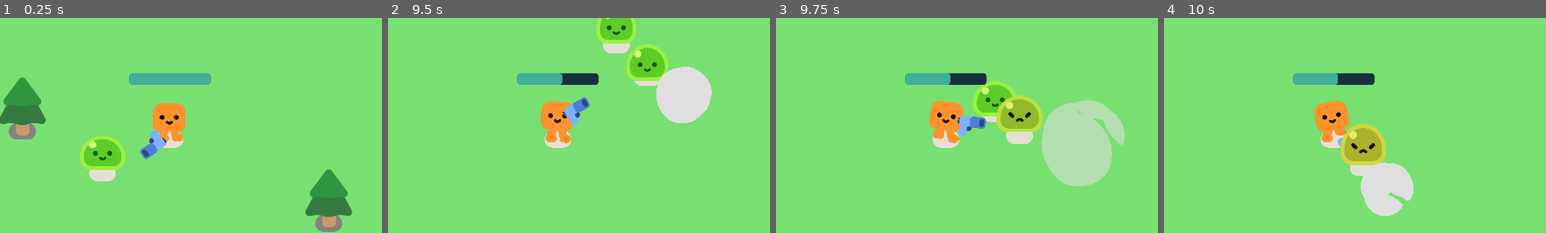
Above: before the commit, frames 1-4 (left to right).
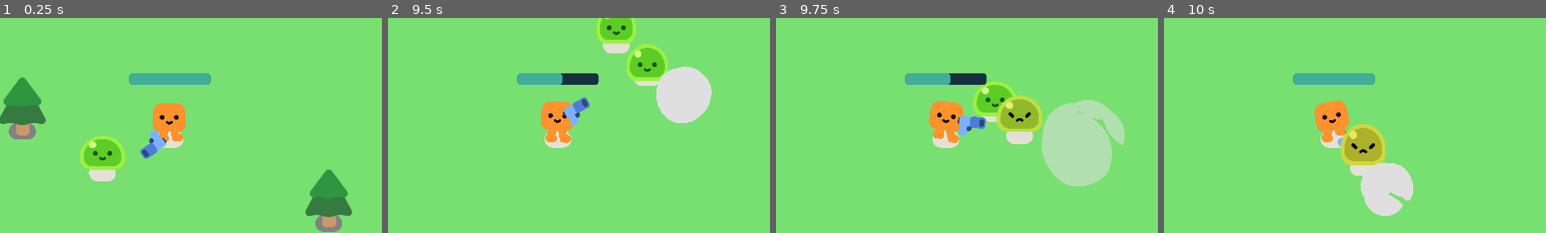
Above: after the commit, the same moments.

Repository: SK1PPR/byog24
Game: Godot game, scene res://survivor_game.tscn
Two runs of this game, one before a commit and one after it. Both use one fixed random seed, a clock stepped at 60 frames per second and the inputs below.
Inputs:
- Up to frame 1 (0.25 s): no input
- Up to frame 2 (9.5 s): hold W (move_up) 0.53-2.03 s; hold A (move_left) 2.03-3.53 s; hold S (move_down) 3.53-4.28 s; hold D (move_right) 4.28-5.03 s; hold W (move_up) 5.03-5.78 s; hold D (move_right) 5.78-8.03 s; hold S (move_down) 8.03-8.78 s; hold A (move_left) from 8.78 s (still down)
- Up to frame 3 (9.75 s): release A (move_left) at 9.53 s; hold W (move_up) from 9.53 s (still down)
- Up to frame 4 (10 s): keep holding W (move_up)
The pictures show only the part of the screen within x 28-78%, y 22-72%; the shares and areas given below are measured in that part.

Frames 1-3 are identical in both runs. In frame 4, 0.5% of the frame differs, in the area x 45-56%, y 25-32%.

Commit message:
fix wavegen bug; adds basic powerup first aid

Diff:
--- /dev/null
+++ b/PowerupManager/first_aid.gd
@@ -0,0 +1,7 @@
+extends Powerup
+
+signal first_aid_used(inc: int)
+const HEALTH_INC = 50
+
+func execute() -> void:
+	emit_signal("first_aid_used", HEALTH_INC)
--- /dev/null
+++ b/PowerupManager/powerup_manager.gd
@@ -0,0 +1,8 @@
+extends Node
+
+class_name Powerup
+
+@onready var Player = $"../Player"
+
+func execute_powerup() -> void:
+	assert(false, "Implement this in child class")
--- a/WaveManager/wave_manager.gd
+++ b/WaveManager/wave_manager.gd
@@ -27,6 +27,9 @@
 var cur_ind: int
 var enemyOrder: Array[Resource]
 var currentWaitTime: float
+
+# For keeping track of number of enemies killed to mark end of waves
+var enemiesDead: int
 
 func _ready() -> void:
 	# Sorry Hardcode :(
@@ -59,15 +62,20 @@
 	cur_ind = 0
 	currentWaitTime = avgWaitTime
 	print(enemyOrder.size())
+	enemiesDead = 0
 	_on_timer_timeout()
 
 func _on_timer_timeout() -> void:
-	var newEnemy = enemyOrder[cur_ind].instantiate()
-	newEnemy.global_position = get_random_spawn_cords()
-	get_parent().add_child(newEnemy)
-	cur_ind += 1
-	if cur_ind >= enemyOrder.size():
-		emit_signal("wave_ended")
-	else:
+	if cur_ind < enemyOrder.size():
+		var newEnemy = enemyOrder[cur_ind].instantiate()
+		newEnemy.global_position = get_random_spawn_cords()
+		get_parent().add_child(newEnemy)
 		timer.wait_time = get_random_wait_time(currentWaitTime)
 		timer.start()
+		cur_ind += 1
+
+func _on_mob_death() -> void:
+	enemiesDead += 1
+	if enemiesDead >= enemyOrder.size():
+		enemiesDead = 0
+		emit_signal("wave_ended")
--- a/mob.gd
+++ b/mob.gd
@@ -3,9 +3,11 @@
 var health = 3
 
 @onready var player = get_node("/root/Game/Player")
+signal on_death()
 
 func _ready():
 	$Slime.play_walk()
+	connect("on_death", $"../WaveManager"._on_mob_death)
 
 func _physics_process(_delta):
 	var direction = global_position.direction_to(player.global_position)
@@ -16,6 +18,7 @@
 	health -= 1
 	$Slime.play_hurt()
 	if health == 0:
+		emit_signal("on_death")
 		queue_free()
 
 		const SMOKE = preload("res://smoke_explosion/smoke_explosion.tscn")
--- a/player.gd
+++ b/player.gd
@@ -21,3 +21,8 @@
 		%ProgressBar.value = health
 		if health <= 0.0:
 			health_deplete.emit()
+
+
+
+func _on_first_aid_used(inc: int) -> void:
+	health += inc
--- a/survivor_game.gd
+++ b/survivor_game.gd
@@ -23,7 +23,9 @@
 
 
 func _on_wave_ended() -> void:
+	print("Wave Ended")
 	current_wave += 1
+	$PowerupManager/FirstAid.execute()
 	$InterWaveTimer.wait_time = WAVE_GAP
 	$InterWaveTimer.start()
 
--- a/survivor_game.tscn
+++ b/survivor_game.tscn
@@ -1,10 +1,12 @@
-[gd_scene load_steps=7 format=3 uid="uid://b2jg56y1u5tmf"]
+[gd_scene load_steps=9 format=3 uid="uid://b2jg56y1u5tmf"]
 
 [ext_resource type="Script" path="res://survivor_game.gd" id="1_5e3k3"]
 [ext_resource type="PackedScene" uid="uid://fodxm0v5s6gy" path="res://player.tscn" id="1_jaq02"]
 [ext_resource type="PackedScene" uid="uid://celgfccesovw7" path="res://tree.tscn" id="2_y1j85"]
 [ext_resource type="PackedScene" uid="uid://deondmpipecw3" path="res://mob.tscn" id="3_fcxp3"]
 [ext_resource type="Script" path="res://WaveManager/wave_manager.gd" id="5_k8rdd"]
+[ext_resource type="Script" path="res://PowerupManager/powerup_manager.gd" id="6_nkm40"]
+[ext_resource type="Script" path="res://PowerupManager/first_aid.gd" id="7_xi406"]
 
 [sub_resource type="Curve2D" id="Curve2D_553bb"]
 _data = {
@@ -91,8 +93,16 @@
 [node name="InterWaveTimer" type="Timer" parent="."]
 one_shot = true
 
+[node name="PowerupManager" type="Node" parent="."]
+script = ExtResource("6_nkm40")
+
+[node name="FirstAid" type="Node" parent="PowerupManager"]
+script = ExtResource("7_xi406")
+
 [connection signal="health_deplete" from="Player" to="." method="_on_player_health_deplete"]
+[connection signal="on_death" from="Mob" to="WaveManager" method="_on_mob_on_death"]
 [connection signal="timeout" from="Timer" to="." method="_on_timer_timeout"]
 [connection signal="wave_ended" from="WaveManager" to="." method="_on_wave_ended"]
 [connection signal="timeout" from="WaveManager/Timer" to="WaveManager" method="_on_timer_timeout"]
 [connection signal="timeout" from="InterWaveTimer" to="." method="_wave_timeout_over"]
+[connection signal="first_aid_used" from="PowerupManager/FirstAid" to="Player" method="_on_first_aid_used"]
